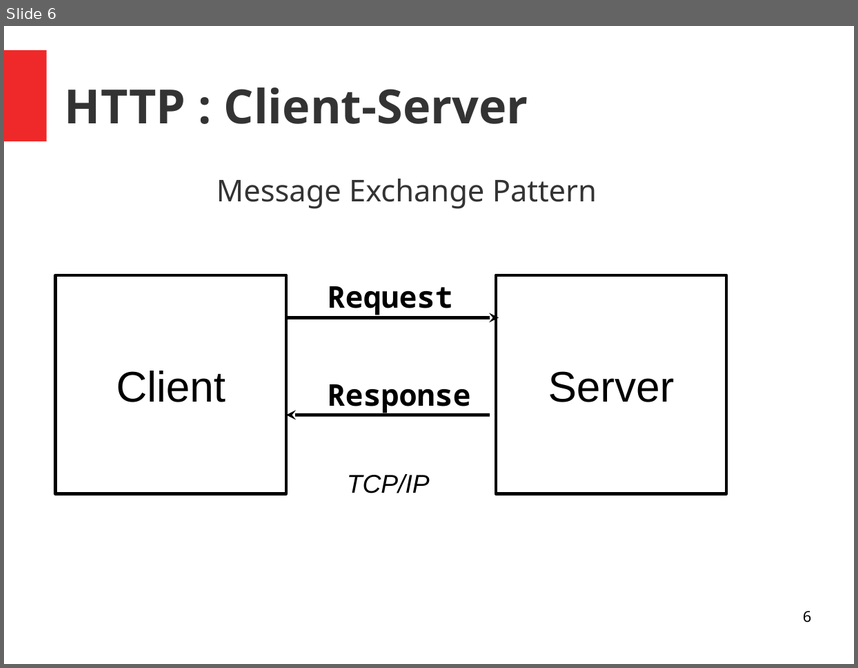
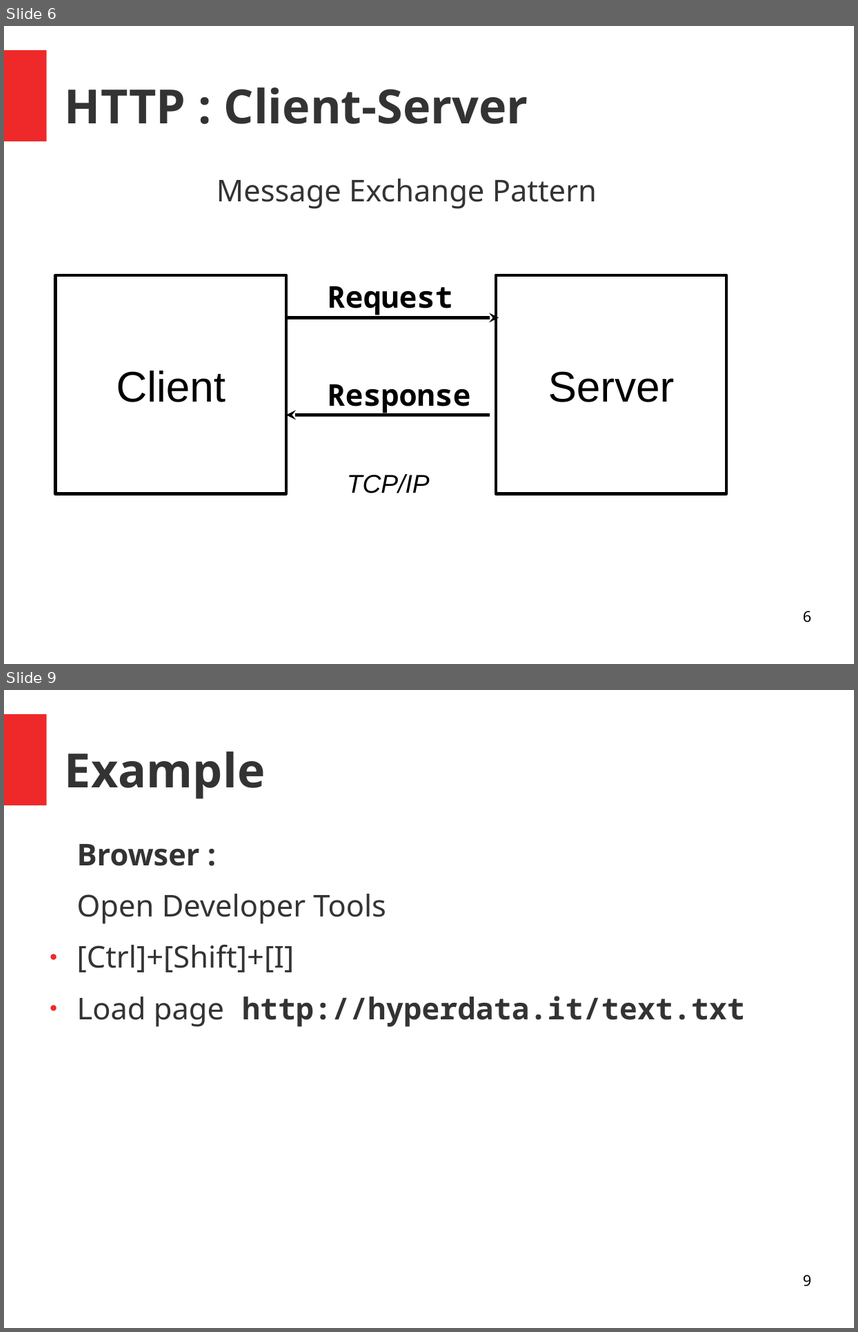
Before and after one commit to danja/danja.github.io, a slide deck: tutorials/browser-sparql-apps/slides.odp. Shown one above the other, each under a label of ours: slide 6 before the commit, slides 6 and 9 after it; the slides between them are not shown. The pictures are 858x668 and 858x1332 pixels, drawn with LibreOffice and Linux fonts; fonts in the diff are those of the drawing. Boxes give left, top, right and bottom in pixels: in the first picture for what was removed or moved away, otherwise in the second. Text is boxed around its words. In the diff, an @@ line names an element or a change of style, - is before the commit and + after.

```diff
--- a/tutorials/browser-sparql-apps/slides.odp
+++ b/tutorials/browser-sparql-apps/slides.odp
@@ slide 9 added at box(4, 690, 854, 1328), background #FFFFFF; not listed: 1 template element that a slide beside it also shows @@
@@ title added at box(65, 751, 265, 799), 44 pt, text #333333, bold @@
+Example
@@ text added at box(77, 844, 745, 1027), 28 pt, text #333333 @@
+Browser :
+Open Developer Tools
+● [Ctrl]+[Shift]+[I]
+● Load page http://hyperdata.it/text.txt
@@ page number added at box(803, 1274, 811, 1286), 14 pt, text #000000 @@
+9
```
Also in this commit, not shown: 1 slide changed, 3 other slides added, 2 other files.
